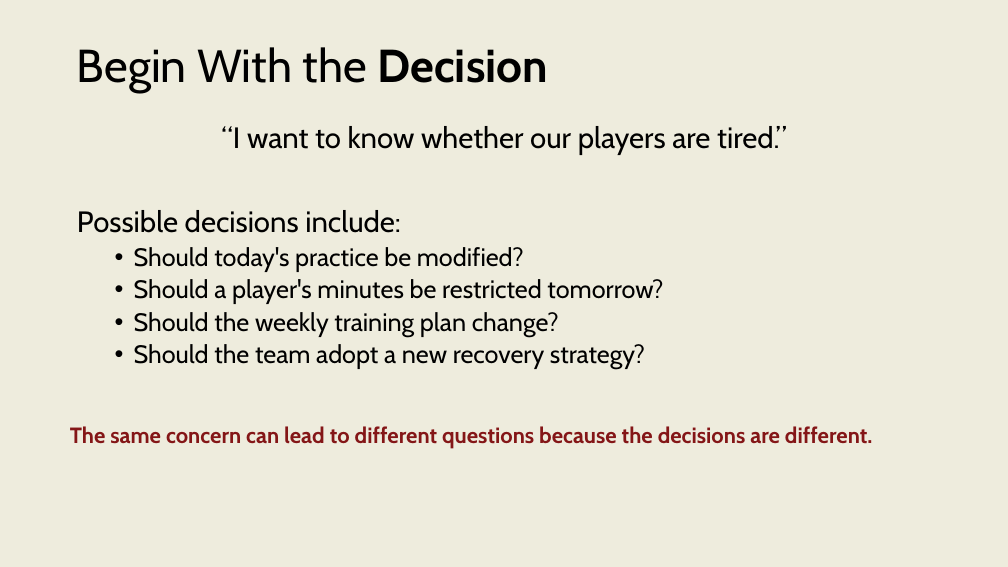
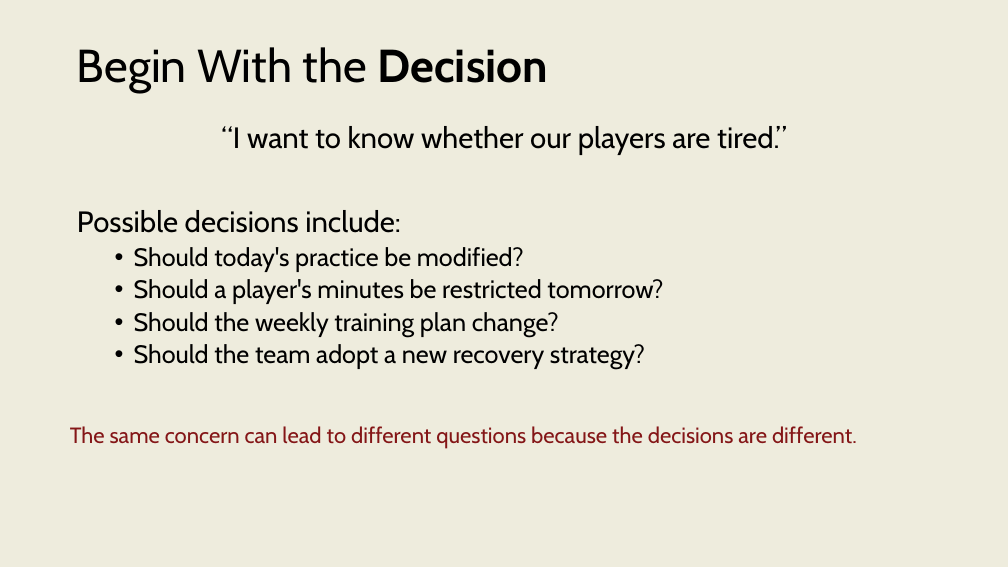
Before and after one commit to onishisaryu/HES-3000-Sports-Data-Analytics, a slide deck: slide 5 of pptx canvas/Lecture3.pptx. Drawn at 1008x567 pixels with LibreOffice and Linux fonts; fonts in the diff are those of the drawing. Boxes give left, top, right and bottom in pixels: in the first picture for what was removed or moved away, otherwise in the second. Text is boxed around its words. In the diff, an @@ line names an element or a change of style, - is before the commit and + after.

```diff
--- a/pptx canvas/Lecture3.pptx
+++ b/pptx canvas/Lecture3.pptx
@@ text "The same concern can lead ..." at [70,426,857,449]: bold off @@
```
Also in this commit, not shown: 6 other slides changed, 1 slide added, 1 slide removed, 2 other files.
